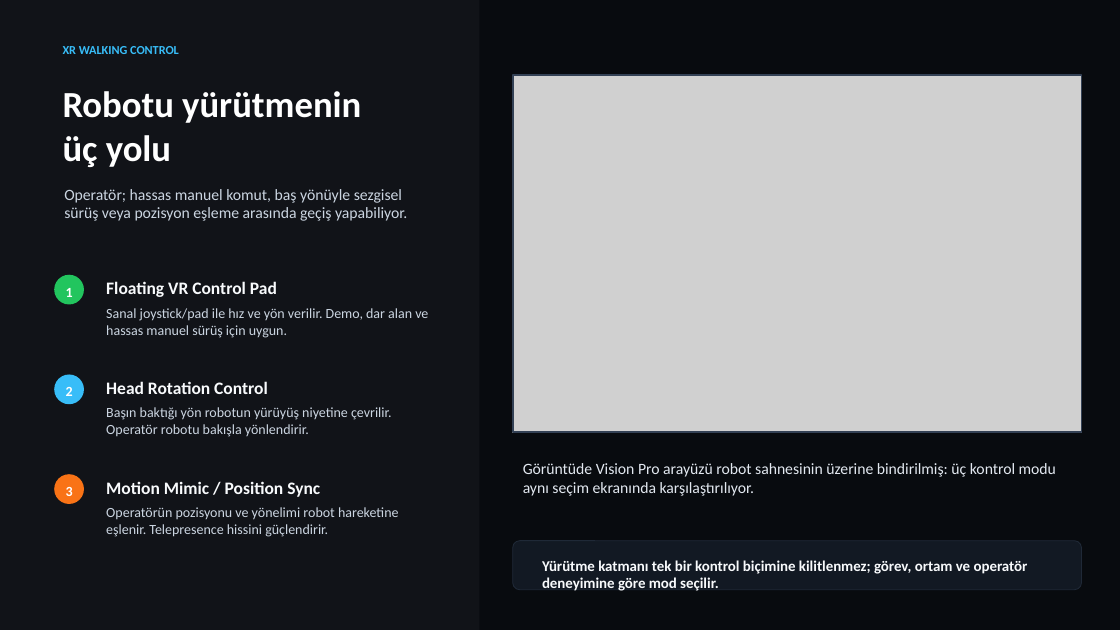
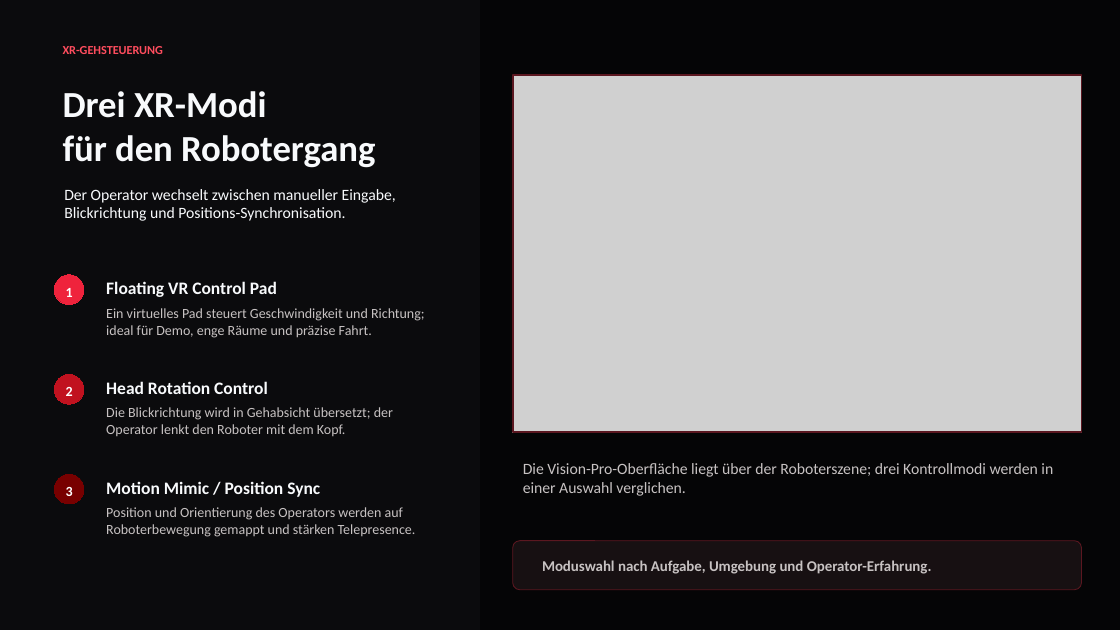
Before and after one commit to cemalhekim/humanoid-robot-gui, a slide deck: slide 3 of docs/presentations/Unitree-H1-Feature-Deck-v2.pptx. Drawn at 1120x630 pixels with LibreOffice and Linux fonts; fonts in the diff are those of the drawing; grey boxes stand for pictures. Boxes give left, top, right and bottom in pixels: in the first picture for what was removed or moved away, otherwise in the second. Text is boxed around its words. In the diff, an @@ line names an element or a change of style, - is before the commit and + after.

Commit message:
Translate Unitree deck to German red theme

```diff
--- a/docs/presentations/Unitree-H1-Feature-Deck-v2.pptx
+++ b/docs/presentations/Unitree-H1-Feature-Deck-v2.pptx
@@ background #080B0F to #050506 @@
@@ rectangle at (0, 0, 480, 630): fill #111318 to #0B0B0D; outline none to #0B0B0D 0 pt @@
@@ text at (63, 46, 163, 54): text changed; text colour #38BDF8 to #FF4D5E @@
-XR WALKING CONTROL
+XR-GEHSTEUERUNG
@@ rectangle at (513, 76, 1081, 433): outline #334155 1.5 pt to #5B1720 1.5 pt @@
@@ text at (63, 91, 375, 168): text changed; text colour #FFFFFF to #F8FAFC @@
-Robotu yürütmenin
-üç yolu
+Drei XR-Modi
+für den Robotergang
@@ text at (64, 189, 396, 221): text changed; text colour #CBD5E1 to #F8FAFC @@
-Operatör; hassas manuel komut, baş yönüyle sezgisel sürüş veya pozisyon eşleme arasında geçiş yapabiliyor.
+Der Operator wechselt zwischen manueller Eingabe, Blickrichtung und Positions-Synchronisation.
@@ ellipse at (55, 275, 84, 304): fill #22C55E to #EF233C; outline none to #EF233C 0 pt @@
@@ text at (106, 308, 425, 338): text changed; text colour #CBD5E1 to #C7C2C2 @@
-Sanal joystick/pad ile hız ve yön verilir. Demo, dar alan ve hassas manuel sürüş için uygun.
+Ein virtuelles Pad steuert Geschwindigkeit und Richtung; ideal für Demo, enge Räume und präzise Fahrt.
@@ ellipse at (55, 375, 84, 404): fill #38BDF8 to #C1121F; outline none to #C1121F 0 pt @@
@@ text at (106, 407, 393, 436): text changed; text colour #CBD5E1 to #C7C2C2 @@
-Başın baktığı yön robotun yürüyüş niyetine çevrilir. Operatör robotu bakışla yönlendirir.
+Die Blickrichtung wird in Gehabsicht übersetzt; der Operator lenkt den Roboter mit dem Kopf.
@@ ellipse at (55, 475, 84, 504): fill #F97316 to #780000; outline none to #780000 0 pt @@
@@ text at (523, 463, 1053, 496): text changed; text colour #E2E8F0 to #C7C2C2 @@
-Görüntüde Vision Pro arayüzü robot sahnesinin üzerine bindirilmiş: üç kontrol modu aynı seçim ekranında karşılaştırılıyor.
+Die Vision-Pro-Oberfläche liegt über der Roboterszene; drei Kontrollmodi werden in einer Auswahl verglichen.
@@ text at (106, 507, 416, 537): text changed; text colour #CBD5E1 to #C7C2C2 @@
-Operatörün pozisyonu ve yönelimi robot hareketine eşlenir. Telepresence hissini güçlendirir.
+Position und Orientierung des Operators werden auf Roboterbewegung gemappt und stärken Telepresence.
@@ rounded rectangle at (513, 541, 1081, 590): fill #121923 to #171012; outline #1F2937 0.75 pt to #5B1720 0.75 pt @@
@@ text at (542, 560, 932, 574): text changed; text colour #F8FAFC to #C7C2C2 @@
-Yürütme katmanı tek bir kontrol biçimine kilitlenmez; görev, ortam ve operatör deneyimine göre mod seçilir.
+Moduswahl nach Aufgabe, Umgebung und Operator-Erfahrung.
```
Also in this commit, not shown: 2 other slides changed, 1 slide added, 1 slide removed.
